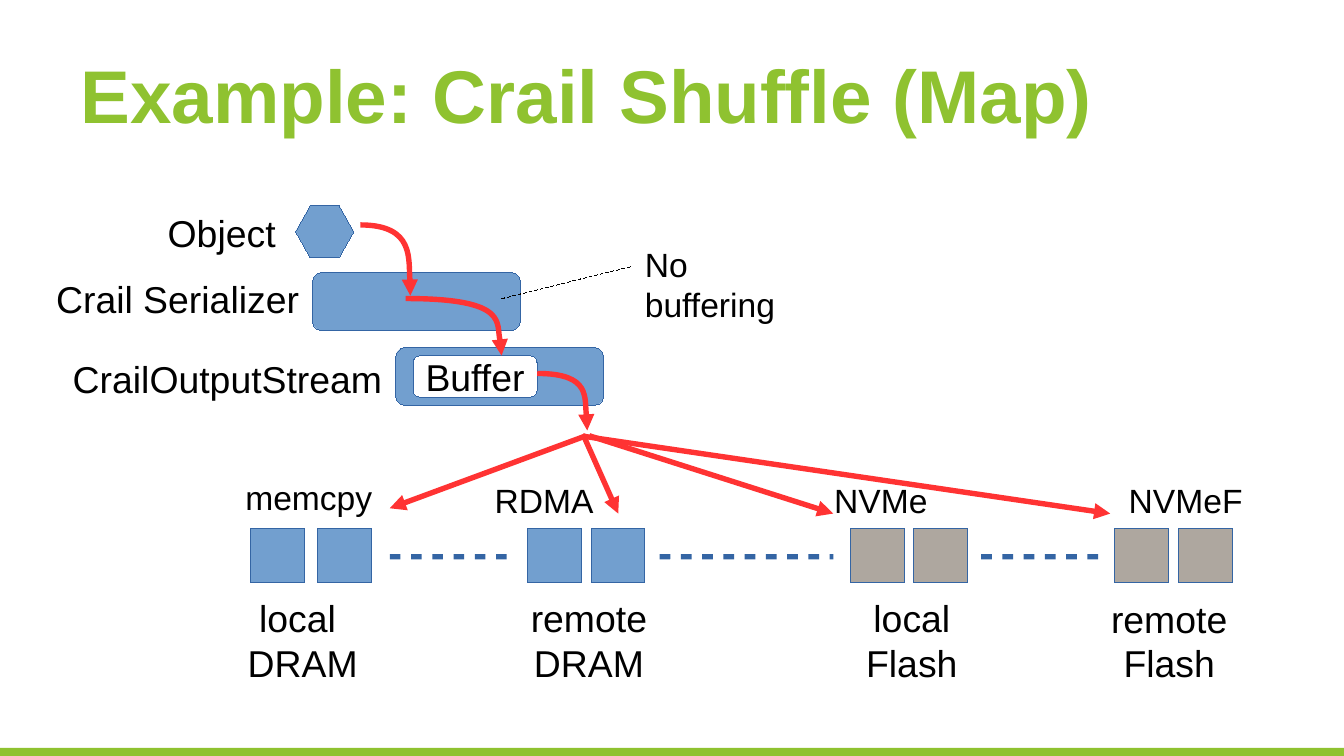
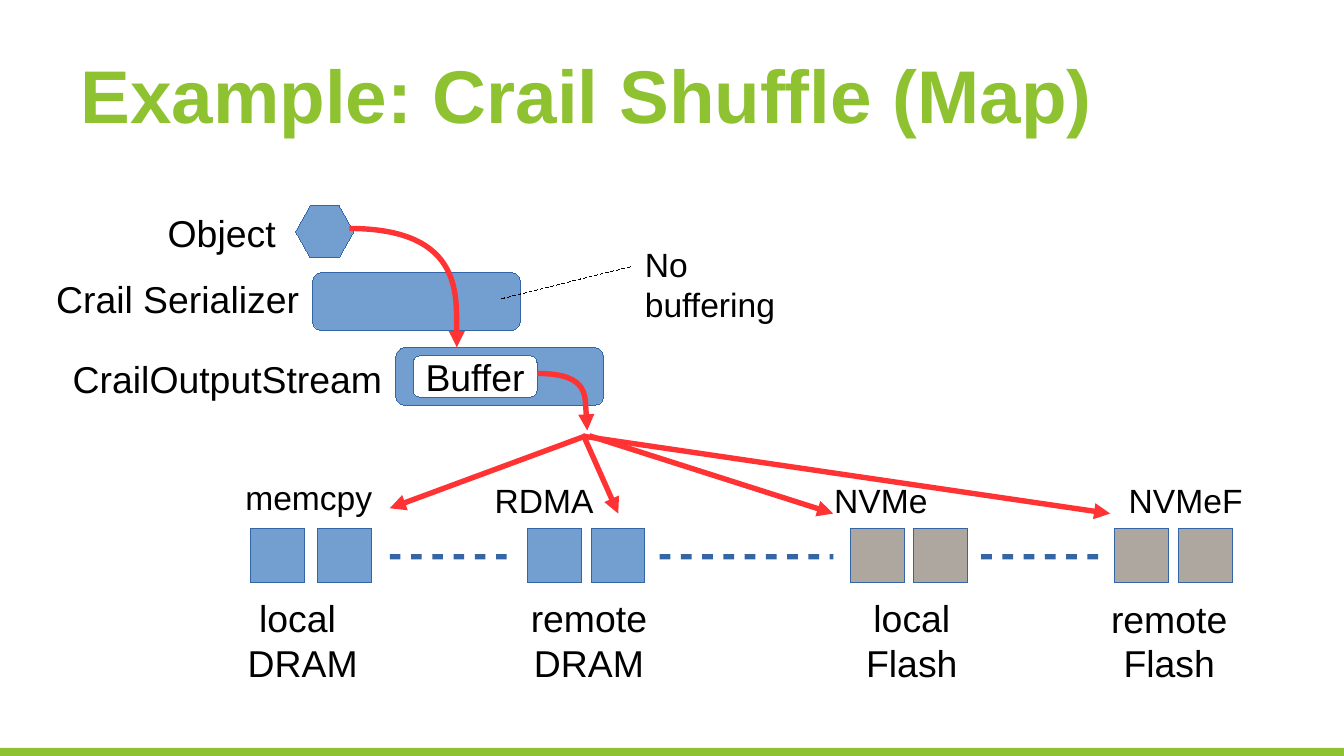
Before and after one commit to huangyibo/spark-summit-17, a slide deck: slide 16 of template.odp. Drawn at 1344x756 pixels with LibreOffice and Linux fonts; fonts in the diff are those of the drawing; background and template pictures are left out. Boxes give left, top, right and bottom in pixels: in the first picture for what was removed or moved away, otherwise in the second. Text is boxed around its words. In the diff, an @@ line names an element or a change of style, - is before the commit and + after.

```diff
--- a/template.odp
+++ b/template.odp
@@ freeform shape: place and size @@
-freeform shape at [360,224,410,296]
+freeform shape at [349,228,457,347]
@@ freeform shape removed at [406,298,501,355] @@
```
Also in this commit, not shown: 3 slides added.
